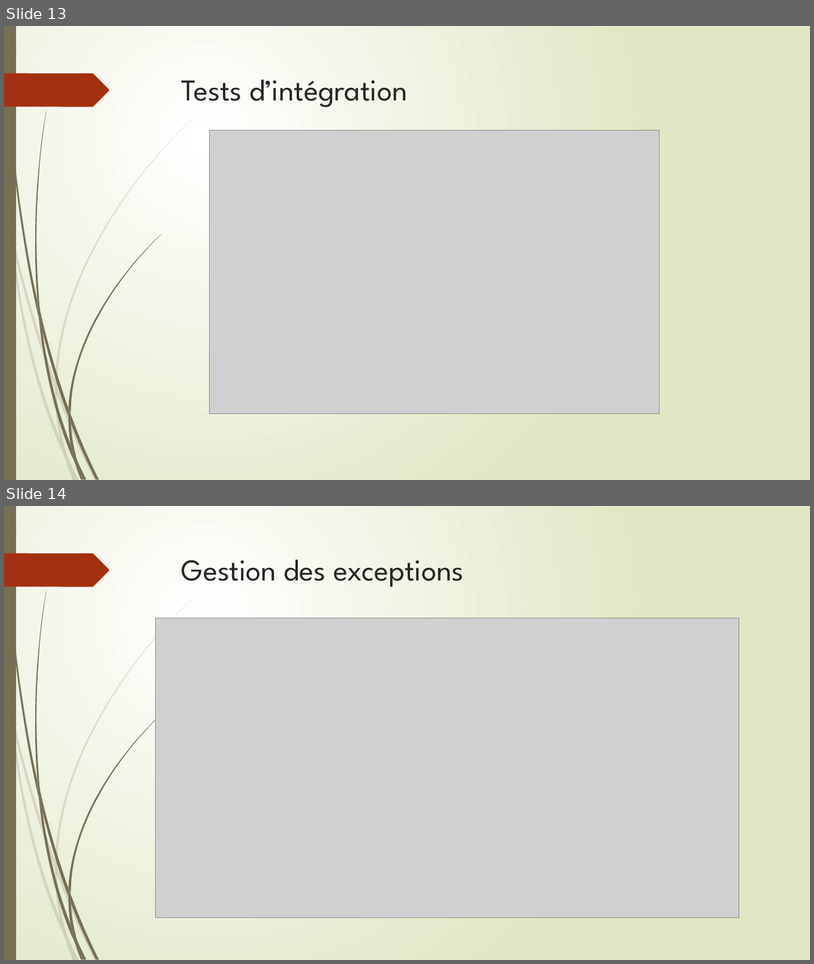
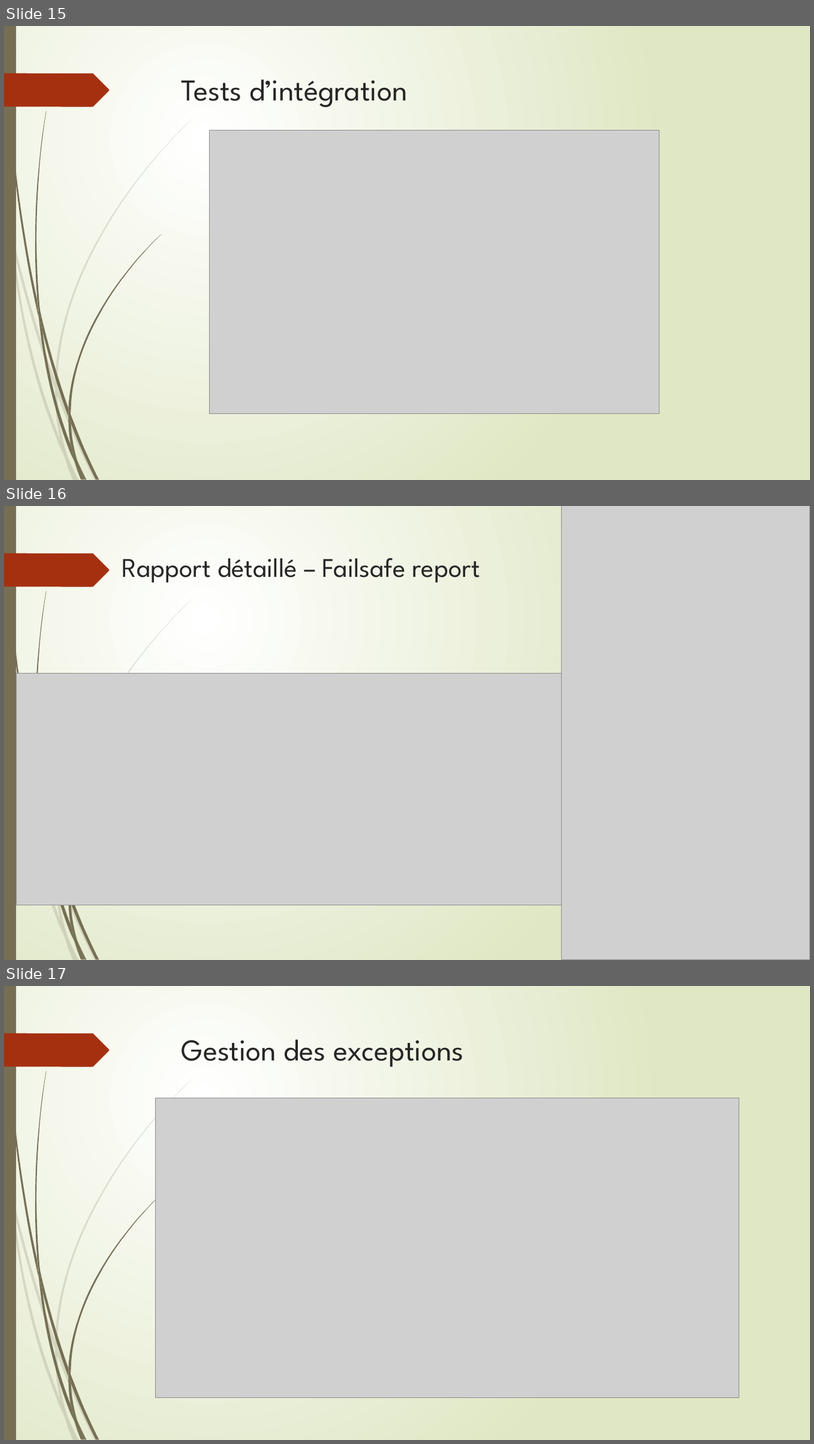
Before and after one commit to GuillBuj/SafetyNetAlerts, a slide deck: captures doc/Presentation.pptx. Shown one above the other, each under a label of ours: slides 13 and 14 before the commit, slides 15, 16 and 17 after it. The pictures are 814x964 and 814x1444 pixels, drawn with LibreOffice and Linux fonts; fonts in the diff are those of the drawing; grey boxes stand for pictures. Boxes give left, top, right and bottom in pixels: in the first picture for what was removed or moved away, otherwise in the second. Text is boxed around its words. In the diff, an @@ line names an element or a change of style, - is before the commit and + after.

Commit message:
ppt bis

```diff
--- a/captures doc/Presentation.pptx
+++ b/captures doc/Presentation.pptx
@@ slide 16 added at (4, 506, 810, 960), background gradient #FFFFFF to #DFE8C4; not listed: 19 template elements that a slide beside it also shows @@
@@ picture added at (563, 506, 810, 960) @@
@@ title added at (122, 558, 480, 583), 32 pt, text #262626 @@
+Rapport détaillé – Failsafe report
@@ picture added at (16, 673, 585, 905) @@
@@ what was slide 13 is now slide 15 @@
@@ what was slide 14 is now slide 17 @@
```
Also in this commit, not shown: 3 other slides added, 2 other files.
